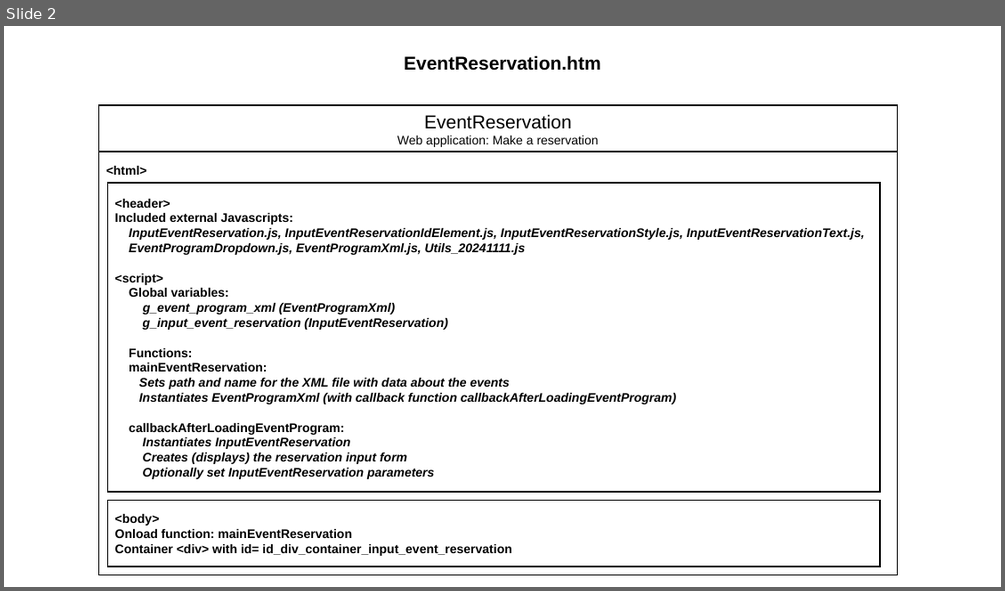
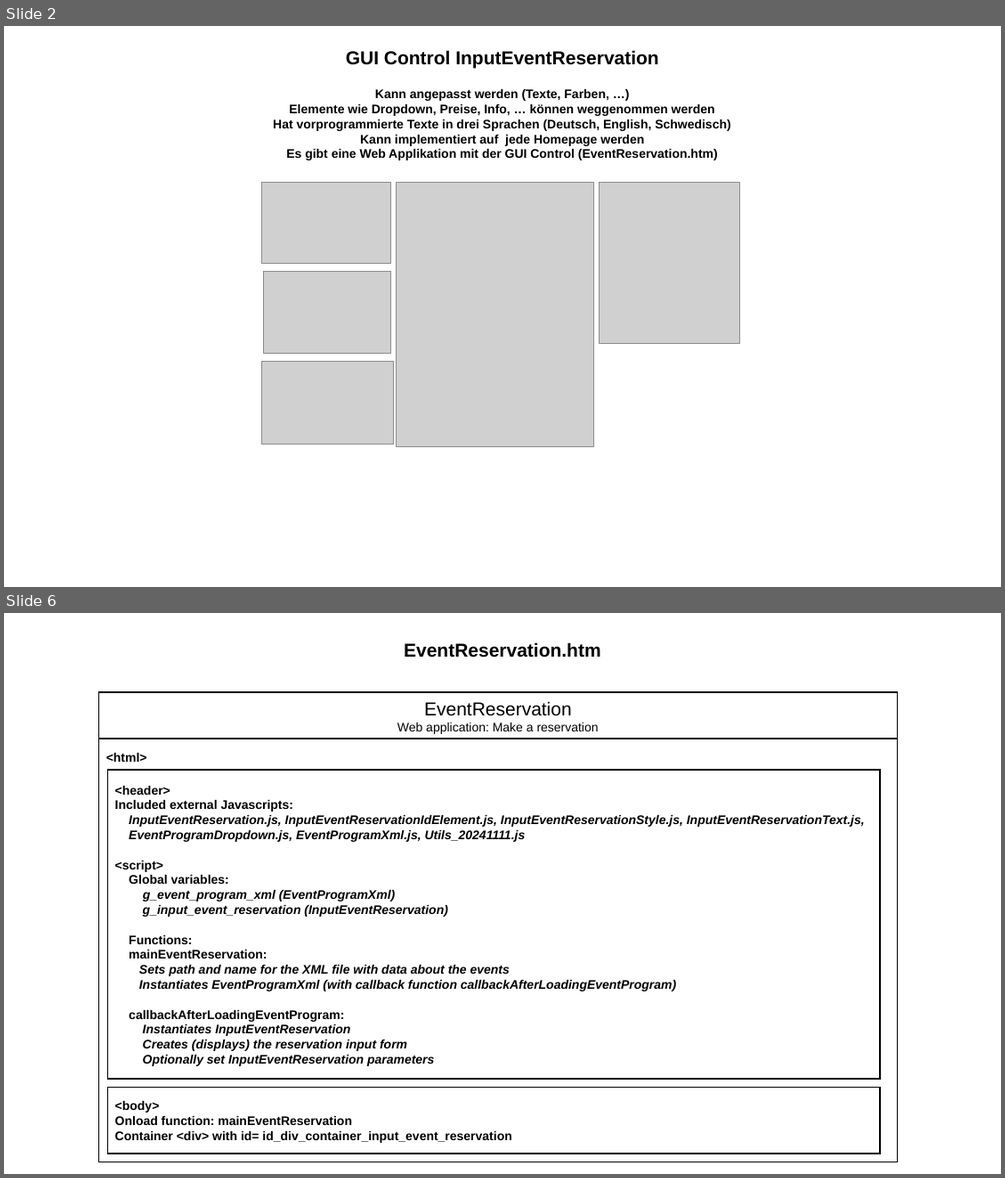
Before and after one commit to JazzLiveAarau/WwwReservationLayout, a slide deck: Description/InputEventReservation.pptx. Shown one above the other, each under a label of ours: slide 2 before the commit, slides 2 and 6 after it; the slides between them are not shown. The pictures are 1005x591 and 1005x1178 pixels, drawn with LibreOffice and Linux fonts; fonts in the diff are those of the drawing; grey boxes stand for pictures. Boxes give left, top, right and bottom in pixels: in the first picture for what was removed or moved away, otherwise in the second. Text is boxed around its words. In the diff, an @@ line names an element or a change of style, - is before the commit and + after.

```diff
--- a/Description/InputEventReservation.pptx
+++ b/Description/InputEventReservation.pptx
@@ slide 2 added at (x1=4, y1=26, x2=1001, y2=587), background #FFFFFF @@
@@ text added at (x1=273, y1=50, x2=730, y2=160), 12 pt, text #000000, bold @@
+GUI Control InputEventReservation
+Kann angepasst werden (Texte, Farben, …)
+Elemente wie Dropdown, Preise, Info, … können weggenommen werden
+Hat vorprogrammierte Texte in drei Sprachen (Deutsch, English, Schwedisch)
+Kann implementiert auf jede Homepage werden
+Es gibt eine Web Applikation mit der GUI Control (EventReservation.htm)
@@ picture added at (x1=261, y1=183, x2=390, y2=264) @@
@@ picture added at (x1=396, y1=183, x2=593, y2=447) @@
@@ picture added at (x1=599, y1=183, x2=740, y2=343) @@
@@ picture added at (x1=264, y1=272, x2=391, y2=354) @@
@@ picture added at (x1=261, y1=361, x2=393, y2=444) @@
@@ what was slide 2 is now slide 6 @@
```
Also in this commit, not shown: 1 slide changed, 3 other slides added, 4 other files.
